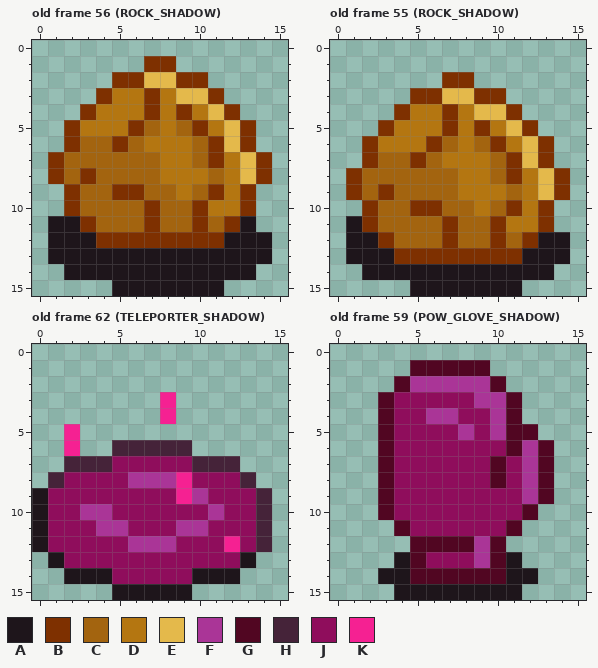
A pixel-art file gets an edit: examples/the-dungeon-puzzlers-lament/gfx/sprites16x16.aseprite. Above: the version before the commit.
16x16 pixels, 71 frames. Shown: old frame 56 (ROCK_SHADOW), old frame 55 (ROCK_SHADOW), old frame 62 (TELEPORTER_SHADOW), old frame 59 (POW_GLOVE_SHADOW). The commit also changed other frames, which this record leaves out.
Visible layers, top first: "Layer 2", "Layer 1", "shadow".
Palette (. is transparent): A #1e151b  B #7e3000  C #a3640f  D #b47611  E #e4b94b  F #aa3597  G #510622  H #452339  J #8f0d5c  K #f52192
Pixels before, old frame 56 (ROCK_SHADOW), first column x 1:
 1 ......BB......
 2 ....BBEEBB....
 3 ...BDDBDEEB...
 4 ..BDDDBDBDEB..
 5 .BDDDBCDCBDEB.
 6 .BCCBCDDDCBEB.
 7 BCCCCCCDDCBDEB
 8 BCBCCCCDDDCDEB
 9 .BCCBBCCDCBDB.
10 .BCCCCBCCBDDB.
11 AABCCCBCCBCBA.
12 AAABBBBBBBBAAA
13 AAAAAAAAAAAAAA
14 .AAAAAAAAAAAA.
15 ....AAAAAAA...
Pixels before, old frame 55 (ROCK_SHADOW), first column x 1:
 2 ......BB......
 3 ....BBEEBB....
 4 ...BDDBDEEB...
 5 ..BDDDBDBDEB..
 6 .BDDDBCDCBDEB.
 7 .BCCBCDDDCBEB.
 8 BCCCCCCDDCBDEB
 9 BCBCCCCDDDCDEB
10 .BCCBBCCDCBDB.
11 ABCCCCBCCBDDB.
12 AABCCCBCCBCBAA
13 AAABBBBBBBBAAA
14 .AAAAAAAAAAAA.
15 ....AAAAAAA...
Pixels before, old frame 62 (TELEPORTER_SHADOW), first column x 0:
 3 ........K......
 4 ........K......
 5 ..K............
 6 ..K..HHHHH.....
 7 ..HHHJJJJJHHH..
 8 .HJJJJFFFKJJJH.
 9 AJJJJJJJJKFJJJH
10 AJJFFJJJJJJFJJH
11 AJJJFFJJJFFJJJH
12 AJJJJJFFFJJJKJH
13 .AJJJJJJJJJJJA.
14 ..AAAJJJJJAAA..
15 .....AAAAA.....
Pixels before, old frame 59 (POW_GLOVE_SHADOW), first column x 3:
 1 ..GGGGG....
 2 .GFFFFFG...
 3 GJJJJJFFG..
 4 GJJFFJJFG..
 5 GJJJJFJFGG.
 6 GJJJJJJJGFG
 7 GJJJJJJGJFG
 8 GJJJJJJGJFG
 9 GJJJJJJJJFG
10 GJJJJJJJJG.
11 .GJJJJJJG..
12 ..GGGGFG...
13 .AGJJJFGA..
14 AAGGGGGGAA.
15 .AAAAAAAA..
After:
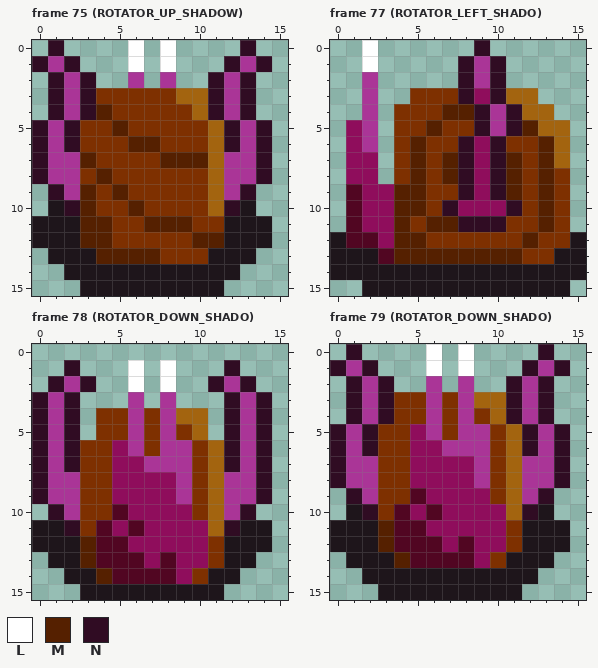
Colours new in this view: L #ffffff  M #552000  N #300c23
A new or re-ordered frame is compared with the old frame closest to it.
The author wrote: add snail rotator
What changed:
frames 71 -> 79
layer "Layer 3" added
Changed rows in their new state; - is an unchanged pixel.
Frame 75 (ROTATOR_UP_SHADOW) is new; against old frame 56 (ROCK_SHADOW), layers "Layer 1", "shadow":
first column x 0:
 0 -N----L-L----N-
 1 NFN---L.L---NFN
 2 -NFN-.F.F..NFN-
 3 -NFN-BB-BCCNFN-
 4 -NFNMBB-B-CNFN-
 5 NFNBBM-BBB-CNFN
 6 NFNBB-MMBBBCNFN
 7 NFFMBBBBMMMCFFN
 8 NFF-MBBBBBB-FFN
 9 -NFMBM-BBBBCFN-
10 -ANMBBM-BB-CNA-
11 A--MMBBMMM-BA-A
12 A--MM-----MM---
13 ----MMMMBBB---.
14 -------------.-
15 ---AA----------
Frame 77 (ROTATOR_LEFT_SHADO) is new; against old frame 55 (ROCK_SHADOW):
first column x 0:
 0 --L------N------
 1 --L-----NFN-----
 2 --F----.NFN-----
 3 --F----BNJNCC---
 4 --F--BBMMNFNCC--
 5 -JF.BBM-BNFNMCC-
 6 -JF.BM-BNJNBBMC-
 7 -JJ.BMBMNJNMBMC-
 8 -JJ.BMBMNJNMBM--
 9 -GJJMMBBNJNMBM--
10 -GJJMM-NJJJNBMB-
11 -GJJMBMMNNNBBMB-
12 AGGJMMB-BB-BMBBA
13 A--GMMMMMMMMBB-A
14 AA------------AA
15 --AAA-------AAA-
Frame 78 (ROTATOR_DOWN_SHADO) is new; against old frame 62 (TELEPORTER_SHADOW), layers "Layer 2", "Layer 1", "shadow":
first column x 0:
 1 --N---L-L---N--
 2 -NFN--L-L--NFN-
 3 NFN---F-F---NFN
 4 NFN-BBFBFCC-NFN
 5 NFN-BBFBFBC-NFN
 6 NFNBBJFBFFBCNFN
 7 NFNBB--FFFBCNFN
 8 NFFBB-JJJFBCFFN
 9 NFFBB----FBCFFN
10 .NFBBG----BCFN.
11 -ANBGJG--JJCNAA
12 -AAMGGJJJ--BAAA
13 --AMGGG-G--BA--
14 ----MGGGG-B----
15 ---AA-----AA---
Frame 79 (ROTATOR_DOWN_SHADO) is new; against old frame 59 (POW_GLOVE_SHADOW), layers "Layer 1", "shadow":
first column x 0:
 0 -N----L-L----N-
 1 NFN--.L.L.--NFN
 2 -NFN..-.-..NFN-
 3 -NFNBBFBFCCNFN-
 4 -NFNBB-BFBCNFN-
 5 NFNBB-FB-FBCNFN
 6 NFNBB--FFFBCNFN
 7 NFFBB----FBC-FN
 8 NFFBB----FBC-FN
 9 -NFBBG----BC-N-
10 -ANBG-G----CNA-
11 AAAM-G-----BAAA
12 AAAMG--J-JJBAAA
13 -AAAM-GGGJB-AA-
14 --A--AAAAAA----
15 ---A-----------
Changed places in both pictures, as pixel boxes (x1, y1, x2, y2):
changed: (32, 40, 272, 296)
changed: (330, 40, 586, 296)
changed: (32, 360, 272, 600)
changed: (330, 344, 570, 600)
